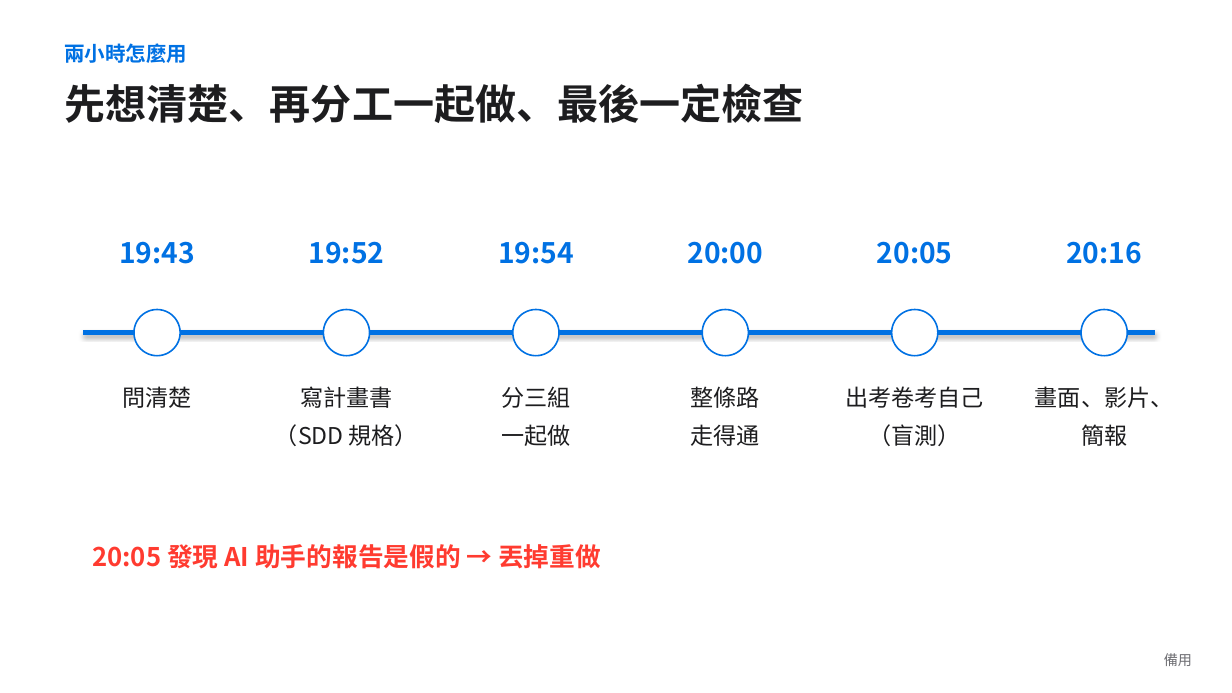
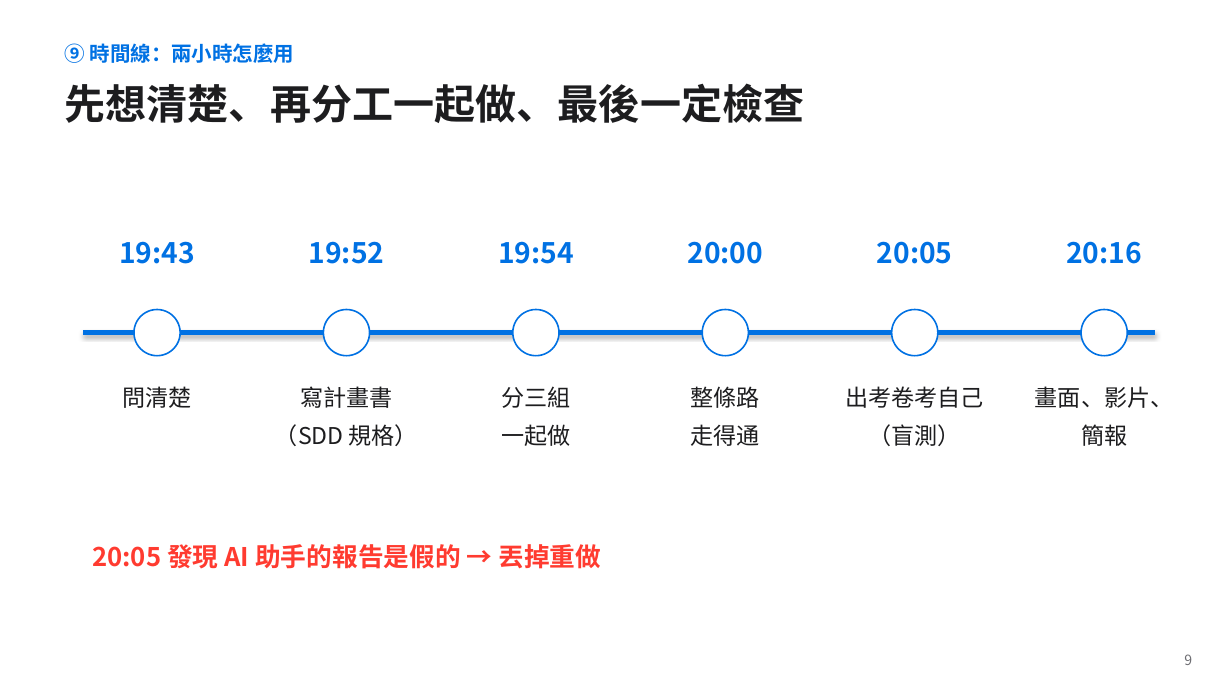
Before and after one commit to jaylooloomi/contract-check, a slide deck: slide 13 of docs/deck/合約外規檢查_簡報.pptx (slide 10 before the commit). Drawn at 1232x693 pixels with LibreOffice and Linux fonts; fonts in the diff are those of the drawing. Boxes give left, top, right and bottom in pixels: in the first picture for what was removed or moved away, otherwise in the second. Text is boxed around its words. In the diff, an @@ line names an element or a change of style, - is before the commit and + after.

```diff
--- a/docs/deck/合約外規檢查_簡報.pptx
+++ b/docs/deck/合約外規檢查_簡報.pptx
@@ text at bbox=[64, 43, 295, 63]: text changed @@
-兩小時怎麼用
+⑨ 時間線：兩小時怎麼用
@@ text at bbox=[1184, 654, 1192, 665]: text changed @@
-備用
+9
```
Also in this commit, not shown: 8 other slides changed, 4 slides added, 1 slide removed, 20 other files.
